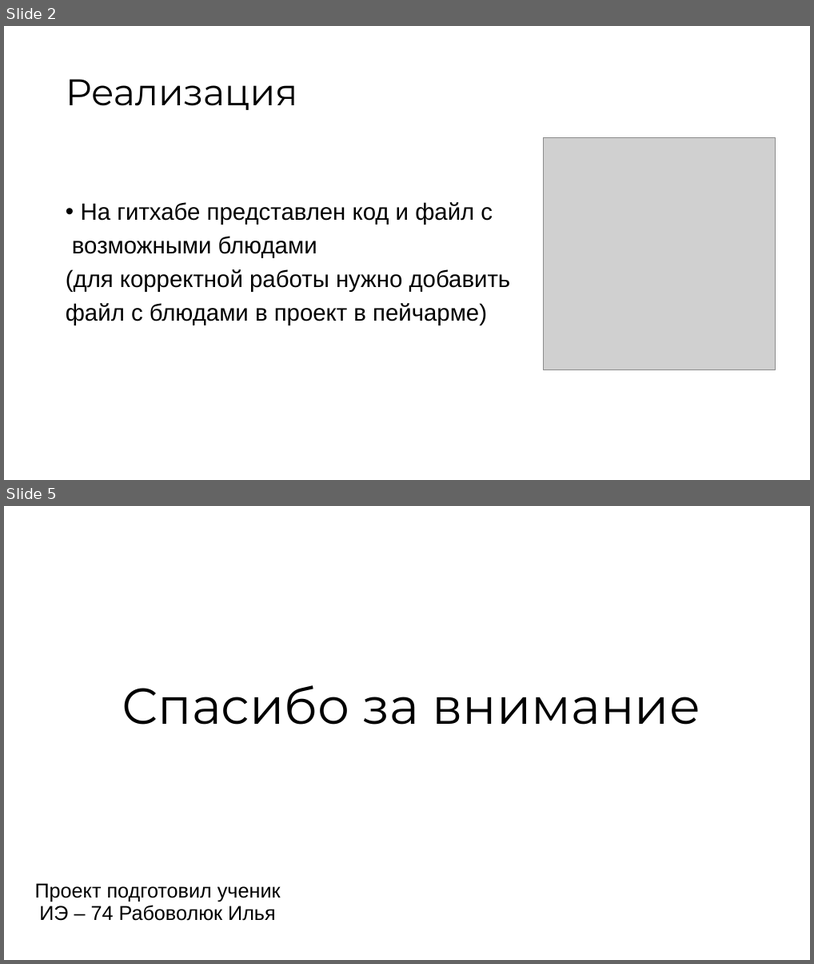
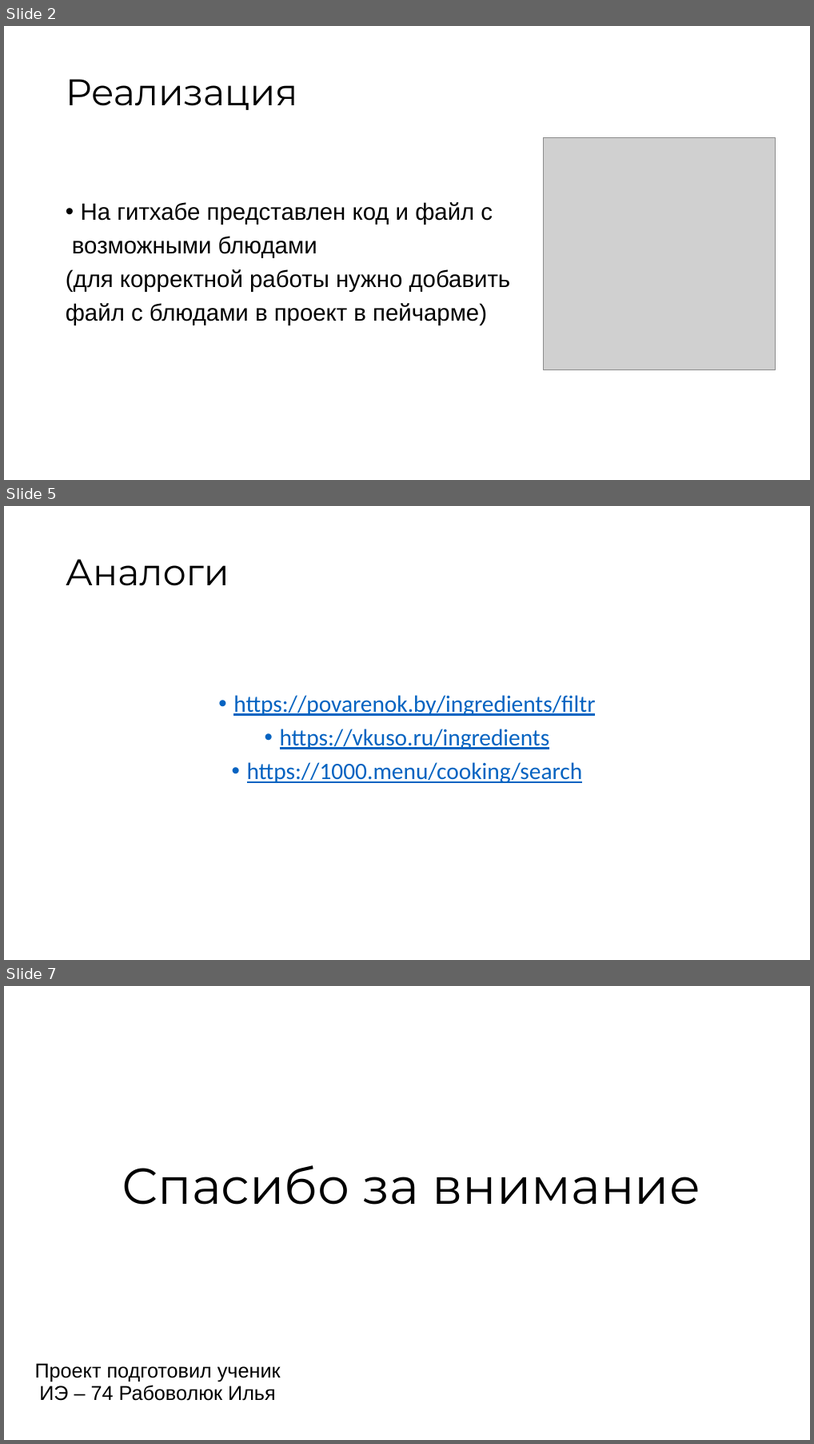
Before and after one commit to EstonaSSR/progect, a slide deck: Презентация к проекту.pptx. Shown one above the other, each under a label of ours: slides 2 and 5 before the commit, slides 2, 5 and 7 after it; the slides between them are not shown. The pictures are 814x964 and 814x1444 pixels, drawn with LibreOffice and Linux fonts; fonts in the diff are those of the drawing; grey boxes stand for pictures. Boxes give left, top, right and bottom in pixels: in the first picture for what was removed or moved away, otherwise in the second. Text is boxed around its words. In the diff, an @@ line names an element or a change of style, - is before the commit and + after.

```diff
--- a/Презентация к проекту.pptx
+++ b/Презентация к проекту.pptx
@@ slide 5 added at box(4, 506, 810, 960), background #FFFFFF @@
@@ title added at box(66, 559, 230, 586), 44 pt, text #000000 @@
+Аналоги
@@ text added at box(234, 695, 595, 783), 28 pt, text #0563C1, underline @@
+• https://povarenok.by/ingredients/filtr
+• https://vkuso.ru/ingredients
+• https://1000.menu/cooking/search
@@ what was slide 5 is now slide 7 @@
```
Also in this commit, not shown: 2 slides changed, 1 other slide added.
